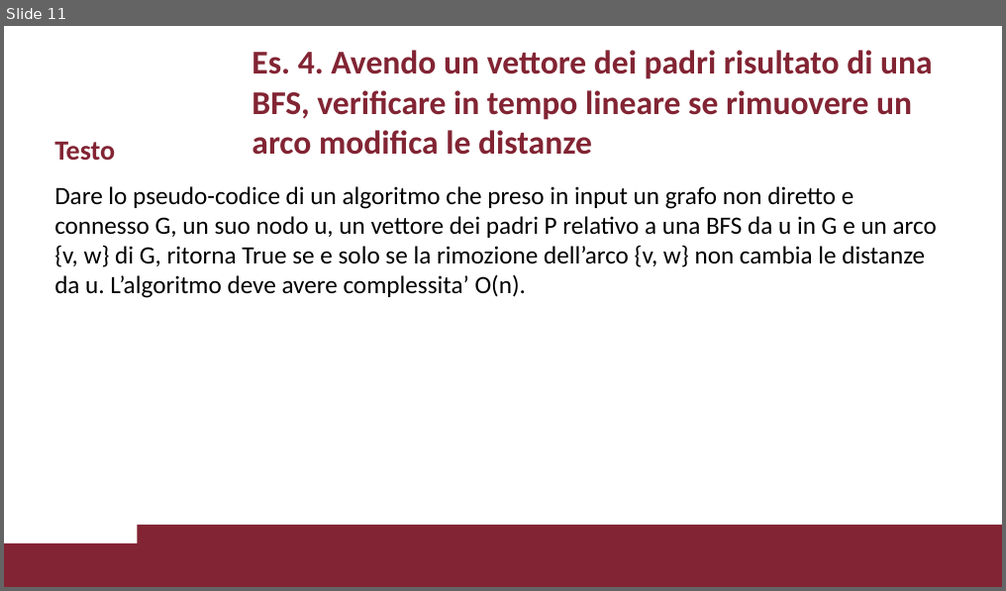
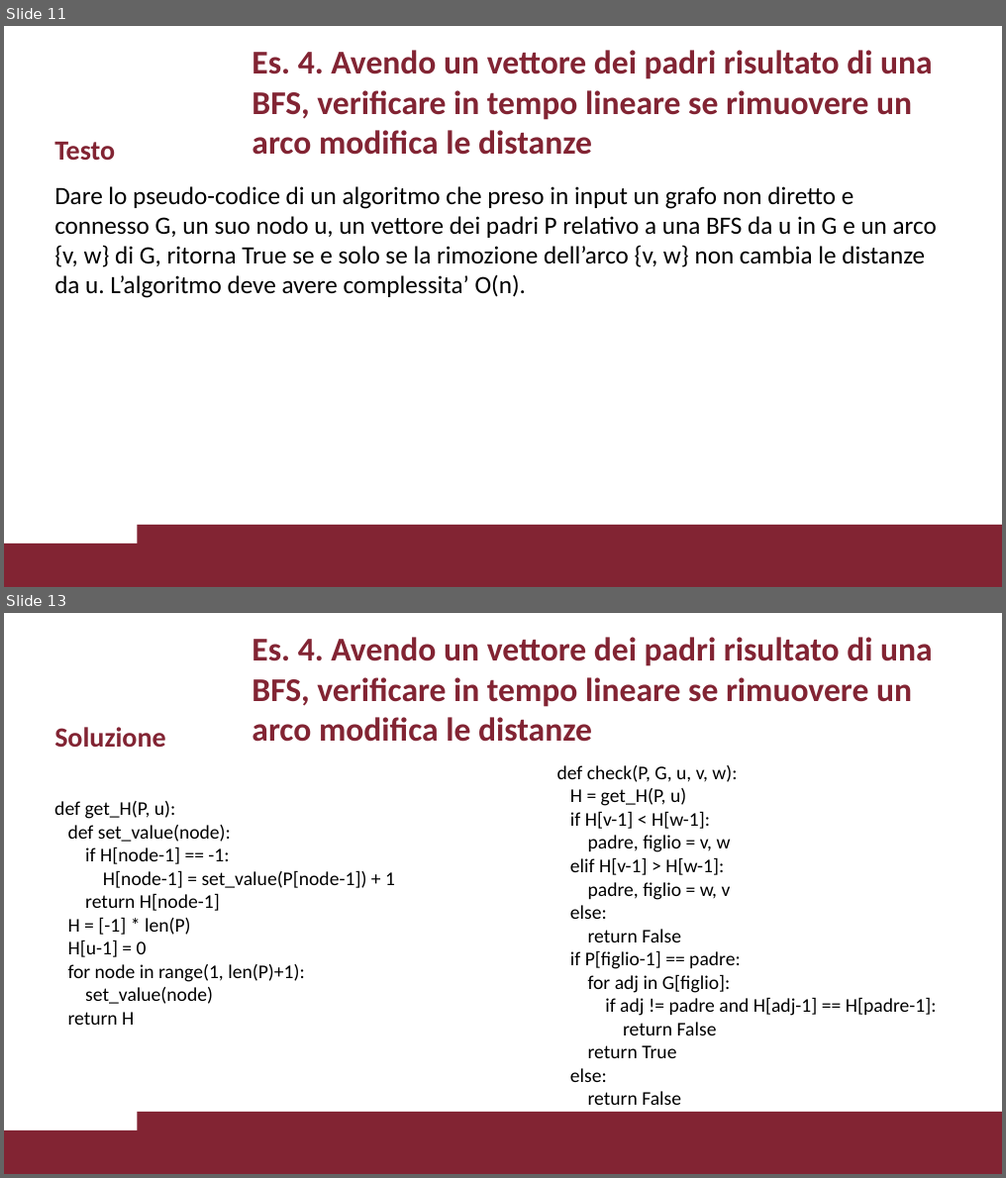
Before and after one commit to VincenzoImp/PDA, a slide deck: Esercitazione4/Esercitazione4.pptx. Shown one above the other, each under a label of ours: slide 11 before the commit, slides 11 and 13 after it; the slides between them are not shown. The pictures are 1006x591 and 1006x1178 pixels, drawn with LibreOffice and Linux fonts; fonts in the diff are those of the drawing; background and template pictures are left out. Boxes give left, top, right and bottom in pixels: in the first picture for what was removed or moved away, otherwise in the second. Text is boxed around its words. In the diff, an @@ line names an element or a change of style, - is before the commit and + after.

```diff
--- a/Esercitazione4/Esercitazione4.pptx
+++ b/Esercitazione4/Esercitazione4.pptx
@@ slide 13 added at (x1=4, y1=613, x2=1002, y2=1174), background #FFFFFF; not listed: 2 template elements that a slide beside it also shows @@
@@ title added at (x1=252, y1=637, x2=933, y2=742), 24 pt, text #822433, bold @@
+Es. 4. Avendo un vettore dei padri risultato di una BFS, verificare in tempo lineare se rimuovere un arco modifica le distanze
@@ title added at (x1=54, y1=727, x2=165, y2=747), 20 pt, text #822433, bold @@
+Soluzione
@@ text added at (x1=557, y1=765, x2=937, y2=1105), 14 pt, text #000000 @@
+def check(P, G, u, v, w):
+H = get_H(P, u)
+if H[v-1] < H[w-1]:
+padre, figlio = v, w
+elif H[v-1] > H[w-1]:
+padre, figlio = w, v
+else:
+return False
+if P[figlio-1] == padre:
+for adj in G[figlio]:
+if adj != padre and H[adj-1] == H[padre-1]:
+return False
+return True
+else:
+return False
@@ text added at (x1=54, y1=801, x2=395, y2=1025), 14 pt, text #000000 @@
+def get_H(P, u):
+def set_value(node):
+if H[node-1] == -1:
+H[node-1] = set_value(P[node-1]) + 1
+return H[node-1]
+H = [-1] * len(P)
+H[u-1] = 0
+for node in range(1, len(P)+1):
+set_value(node)
+return H
```
Also in this commit, not shown: 5 slides changed, 2 other slides added, 1 slide removed, 3 other files.
